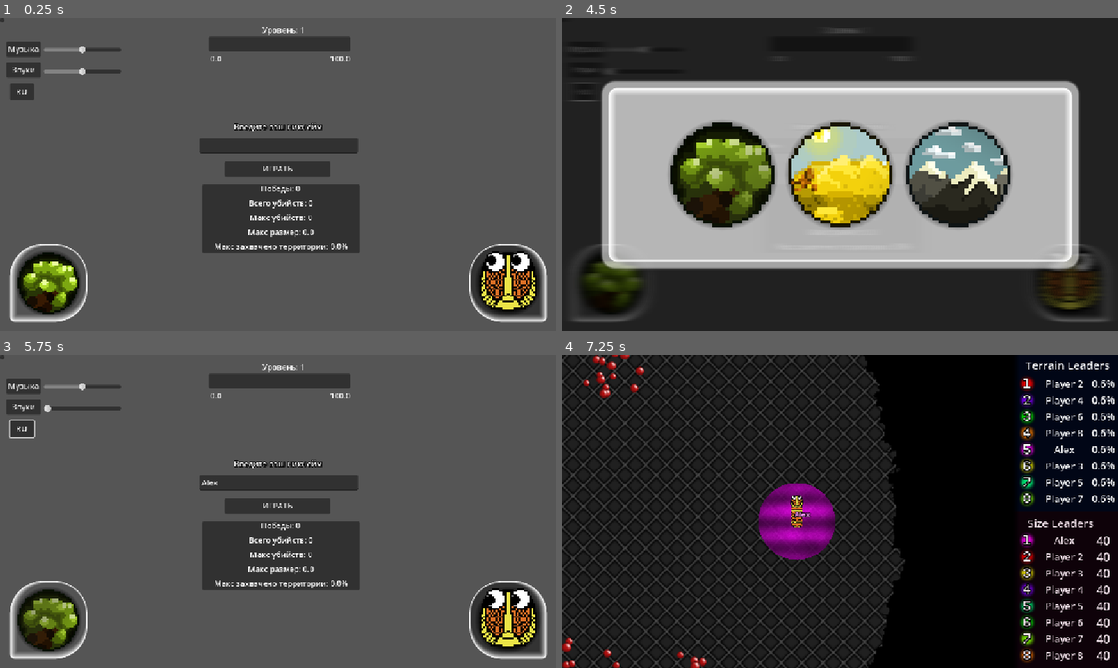
Above: before the commit, frames 1-4 (two rows, left to right).
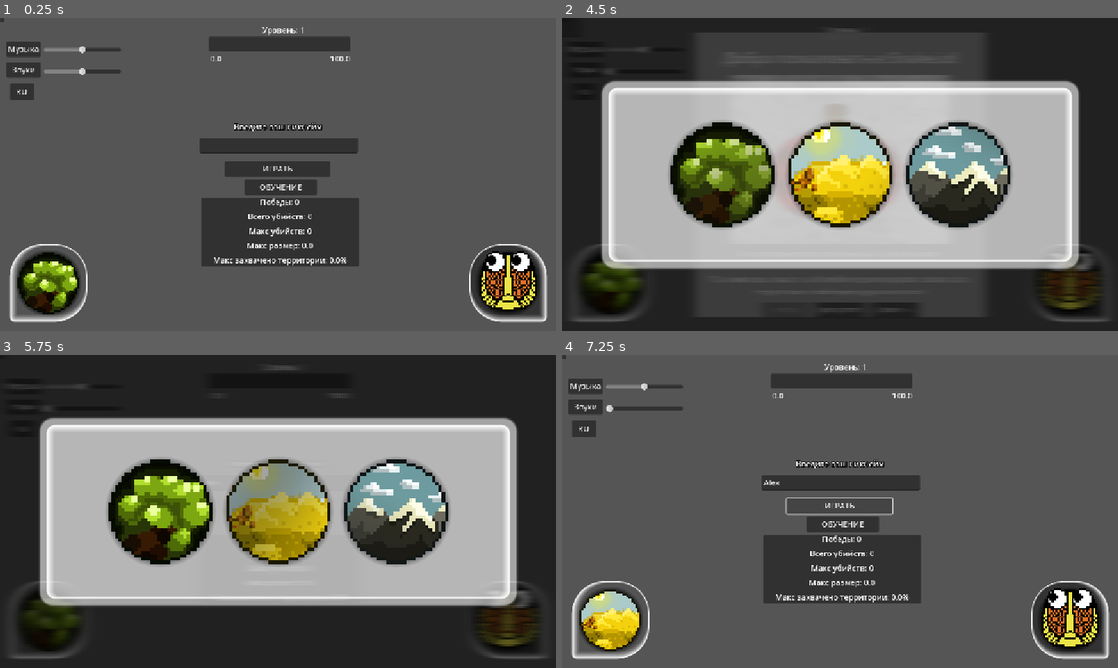
Above: after the commit, the same moments.

Repository: PeVANoD/Development-Management
Game: Godot game, scene res://project/scenes/menu/main_menu.tscn
Same seed, same stepped clock (60 frames per second), same inputs: the game is played once before the commit and once after it. Sound files missing from this copy of the repository are replaced by a short silence.
Inputs (mouse positions are in pixels of both pictures, inside the frame that each line leads up to):
- Up to frame 1 (0.25 s): no input
- Up to frame 2 (4.5 s): click (840, 146) at 0.52 s; type "Alex" at 0.6 s; click "RU" at 1.25 s; click "Sounds" at 2 s; click "EN" at 2.75 s; click (612, 284) at 3.52 s; click (840, 187) at 4.25 s, where only the run after the commit has a clickable "ОБУЧЕНИЕ"
- Up to frame 3 (5.75 s): click (278, 646) at 5 s, where only the run after the commit has a clickable "Пропустить"
- Up to frame 4 (7.25 s): click "ИГРАТЬ" at 5.75 s; click "ИГРАТЬ" at 6.5 s

The runs differ from the first frame. In frame 1, 3.0% of the frame differs, in the area x 36-65%, y 51-80%; in frame 2, 15%; in frame 3, 98%, in the area x 0-100%, y 0-100%; in frame 4, 93%.

Commit message:
Tutorial and some fixes

Diff:
--- a/project/scenes/menu/main_menu.tscn
+++ b/project/scenes/menu/main_menu.tscn
@@ -1442,12 +1442,28 @@
 offset_bottom = -4.0
 horizontal_alignment = 1
 
+[node name="Tutorial" type="Button" parent="CanvasLayer/ExpBar"]
+custom_minimum_size = Vector2(150, 30)
+layout_mode = 1
+anchors_preset = -1
+anchor_left = 0.508651
+anchor_top = 11.4815
+anchor_right = 0.508651
+anchor_bottom = 11.4815
+offset_left = -75.0
+offset_top = -15.0
+offset_right = 75.0
+offset_bottom = 15.0
+grow_horizontal = 2
+grow_vertical = 2
+metadata/_edit_use_anchors_ = true
+
 [node name="PlayerStatsPanel" type="Panel" parent="CanvasLayer"]
 layout_mode = 0
-offset_left = 418.0
-offset_top = 344.0
-offset_right = 745.0
-offset_bottom = 486.0
+offset_left = 416.0
+offset_top = 372.0
+offset_right = 743.0
+offset_bottom = 514.0
 
 [node name="PassSesBox" type="VBoxContainer" parent="CanvasLayer/PlayerStatsPanel"]
 material = SubResource("CanvasItemMaterial_wuwks")
@@ -1517,3 +1533,4 @@
 [connection signal="pressed" from="CanvasLayer/Choose/ChooseWindow/SKIN/H/1/Button" to="CanvasLayer/Choose" method="_on_choose_pressed"]
 [connection signal="pressed" from="CanvasLayer/Choose/ChooseWindow/SKIN/H/2/Button" to="CanvasLayer/Choose" method="_on_choose_pressed"]
 [connection signal="pressed" from="CanvasLayer/Choose/ChooseWindow/SKIN/H/3/Button" to="CanvasLayer/Choose" method="_on_choose_pressed"]
+[connection signal="pressed" from="CanvasLayer/ExpBar/Tutorial" to="." method="_on_tutorial_pressed"]
--- /dev/null
+++ b/project/scenes/tutorial/tutorial_window.tscn
@@ -0,0 +1,102 @@
+[gd_scene load_steps=4 format=3 uid="uid://dy6eqkq6ybuvg"]
+
+[ext_resource type="Script" uid="uid://dtr2n3fp13ovd" path="res://project/scripts/tutorial_window/tutorial_window.gd" id="1_6xa38"]
+[ext_resource type="AudioStream" uid="uid://c4cj6g7o2khg" path="res://project/sounds/9e5204b502b116c.mp3" id="2_olyyy"]
+
+[sub_resource type="StyleBoxFlat" id="StyleBoxFlat_olyyy"]
+
+[node name="TutorialWindow" type="Control"]
+layout_mode = 3
+anchors_preset = 15
+anchor_right = 1.0
+anchor_bottom = 1.0
+grow_horizontal = 2
+grow_vertical = 2
+script = ExtResource("1_6xa38")
+
+[node name="Background" type="ColorRect" parent="."]
+layout_mode = 0
+offset_right = 40.0
+offset_bottom = 40.0
+color = Color(0, 0, 0, 0.278431)
+
+[node name="DialogPanel" type="PanelContainer" parent="."]
+custom_minimum_size = Vector2(600, 500)
+layout_mode = 1
+anchors_preset = 8
+anchor_left = 0.5
+anchor_top = 0.5
+anchor_right = 0.5
+anchor_bottom = 0.5
+offset_left = -300.0
+offset_top = -250.0
+offset_right = 300.0
+offset_bottom = 250.0
+grow_horizontal = 2
+grow_vertical = 2
+theme_override_styles/panel = SubResource("StyleBoxFlat_olyyy")
+
+[node name="VBoxContainer" type="VBoxContainer" parent="DialogPanel"]
+layout_direction = 1
+layout_mode = 2
+theme_override_constants/separation = 10
+
+[node name="PageIndicator" type="Label" parent="DialogPanel/VBoxContainer"]
+layout_mode = 2
+theme_override_colors/font_color = Color(0.666667, 0.666667, 0.666667, 1)
+theme_override_font_sizes/font_size = 12
+text = "1 из 9"
+horizontal_alignment = 1
+vertical_alignment = 2
+
+[node name="TitleLabel" type="Label" parent="DialogPanel/VBoxContainer"]
+custom_minimum_size = Vector2(0, 50)
+layout_mode = 2
+theme_override_colors/font_color = Color(1, 1, 1, 1)
+theme_override_font_sizes/font_size = 32
+text = "Добро пожаловать"
+horizontal_alignment = 1
+vertical_alignment = 1
+
+[node name="TutorialImage" type="TextureRect" parent="DialogPanel/VBoxContainer"]
+custom_minimum_size = Vector2(450, 350)
+layout_mode = 2
+size_flags_horizontal = 4
+size_flags_vertical = 4
+expand_mode = 2
+stretch_mode = 2
+
+[node name="DescriptionLabel" type="Label" parent="DialogPanel/VBoxContainer"]
+layout_mode = 2
+horizontal_alignment = 1
+vertical_alignment = 1
+autowrap_mode = 3
+
+[node name="ButtonContainer" type="HBoxContainer" parent="DialogPanel/VBoxContainer"]
+layout_mode = 2
+theme_override_constants/separation = 10
+alignment = 1
+
+[node name="PrevButton" type="Button" parent="DialogPanel/VBoxContainer/ButtonContainer"]
+custom_minimum_size = Vector2(100, 30)
+layout_mode = 2
+text = "Назад"
+
+[node name="SkipButton" type="Button" parent="DialogPanel/VBoxContainer/ButtonContainer"]
+custom_minimum_size = Vector2(100, 30)
+layout_mode = 2
+text = "Пропустить"
+
+[node name="NextButton" type="Button" parent="DialogPanel/VBoxContainer/ButtonContainer"]
+custom_minimum_size = Vector2(100, 30)
+layout_mode = 2
+text = "Далее"
+
+[node name="ButtonSound" type="AudioStreamPlayer2D" parent="."]
+stream = ExtResource("2_olyyy")
+volume_db = -5.0
+bus = &"Sounds"
+
+[connection signal="pressed" from="DialogPanel/VBoxContainer/ButtonContainer/PrevButton" to="." method="_on_prev_button_pressed"]
+[connection signal="pressed" from="DialogPanel/VBoxContainer/ButtonContainer/SkipButton" to="." method="_on_skip_button_pressed"]
+[connection signal="pressed" from="DialogPanel/VBoxContainer/ButtonContainer/NextButton" to="." method="_on_next_button_pressed"]
--- a/project/scripts/menu/main_menu_script.gd
+++ b/project/scripts/menu/main_menu_script.gd
@@ -6,7 +6,6 @@
 var sound_level
 var music_level
 
-
 var max_exp_value : int = 100
 var min_exp_value : int = 0
 var level : int = 1
@@ -16,9 +15,9 @@
 	"ru": {
 		"play": "ИГРАТЬ",
 		"options": "НАСТРОЙКИ",
+		"tutorial": "ОБУЧЕНИЕ",
 		"music": "Музыка",
 		"sounds": "Звуки",
-		"show_windows": "ПОКАЗАТЬ ОКНА",
 		"random_skin": "Случайный скин",
 		"daily_skins": "Ежедневные скины",
 		"quests": "Квесты",
@@ -37,9 +36,9 @@
 	"en": {
 		"play": "PLAY",
 		"options": "OPTIONS",
+		"tutorial": "TUTORIAL",
 		"music": "Music",
 		"sounds": "Sounds",
-		"show_windows": "SHOW WINDOWS",
 		"random_skin": "Random Skin",
 		"daily_skins": "Daily Skins",
 		"quests": "Quests",
@@ -59,7 +58,6 @@
 
 var current_language = "ru"
 
-
 func _ready():
 	# Применяем текущий язык
 	$CanvasLayer/NicknameInput.text = G.nickname
@@ -70,6 +68,10 @@
 	await get_tree().create_timer(0.1).timeout
 	$CanvasLayer/Skin/Slot/Head/Eyes.set_process(true)
 
+	# Подключение кнопки обучения
+	if has_node("CanvasLayer/ExpBar/Tutorial"):
+		$CanvasLayer/ExpBar/Tutorial.pressed.connect(_on_tutorial_pressed)
+
 func _apply_language():
 	var texts = language_texts[current_language]
 	# Обновляем тексты меню
@@ -78,22 +80,32 @@
 	$CanvasLayer/SoundButton.text = texts["sounds"]
 	$CanvasLayer/Label.text = texts["nickname_enter"]
 	$CanvasLayer/ExpBar/LevelValue.text = texts["player_level"] + str(level)
+
+	# Обновляем текст кнопки обучения
+	if has_node("CanvasLayer/ExpBar/Tutorial"):
+		$CanvasLayer/ExpBar/Tutorial.text = texts["tutorial"]
+
 	set_player_stats(G.wins, G.total_kills, G.max_kills, G.max_territory ,G.max_size)
+
+func _on_tutorial_pressed():
+	"""Показывает окно туториала"""
+	play_button_sound()
+
+	var tutorial_scene = preload("res://project/scenes/tutorial/tutorial_window.tscn")
+	var tutorial_instance = tutorial_scene.instantiate()
+	add_child(tutorial_instance)
 
 # Функция для воспроизведения звука кнопок
 func play_button_sound():
 	$ButtonSound.play()
 
-
 # Универсальный обработчик звука для всех кнопок
 func _on_any_button_pressed():
 	play_button_sound()
 
-
 func _on_play_pressed():
 	play_button_sound()  # Звук для кнопки Play
 	_go_to_map()
-
 
 var went_to_map = false
 func _go_to_map():
@@ -113,12 +125,10 @@
 	else:
 		pass
 
-
 func play_transition_sound():
 	$TransitionSound.play()
 	await $TransitionSound.finished
 	$TransitionSound.queue_free()
-
 
 # Слайдер для музыки
 func _on_music_slider_value_changed(value: float) -> void:
@@ -140,7 +150,6 @@
 		$CanvasLayer/MusicSlider.value = music_level
 		is_muted_music = false
 
-
 # Слайдер для звуков
 func _on_sound_slider_value_changed(value: float) -> void:
 	AudioServer.set_bus_volume_db(AudioServer.get_bus_index("Sounds"), value)
@@ -150,7 +159,6 @@
 	else:
 		AudioServer.set_bus_mute(AudioServer.get_bus_index("Sounds"), false)
 		is_muted_sound = false
-
 
 # Кнопка для звуков
 func _on_sound_button_pressed() -> void:
@@ -162,7 +170,6 @@
 		$CanvasLayer/SoundSlider.value = sound_level
 		is_muted_sound = false
 
-
 func _on_language_button_pressed() -> void:
 	play_button_sound()
 	if current_language == "ru":
@@ -174,7 +181,6 @@
 		G.language = "ru"
 		$CanvasLayer/LanguageButton.text = "RU"
 	_apply_language()
-
 
 # Шкала опыта
 func set_exp_value(new_value):
@@ -193,7 +199,6 @@
 	$CanvasLayer/ExpBar/MaxValue.text = str($CanvasLayer/ExpBar.max_value)
 	$CanvasLayer/ExpBar/LevelValue.text = language_texts[current_language]["player_level"] + str(level)
 
-
 # Статистика игрока
 func set_player_stats(wins, total_kills, max_kills, max_territory, max_size):
 	var texts = language_texts[current_language]
--- /dev/null
+++ b/project/scripts/tutorial_window/tutorial_window.gd
@@ -0,0 +1,141 @@
+extends Control
+
+# Данные туториала - 8 слайдов
+var tutorial_data = [
+	{
+		"title": "Добро пожаловать в Snake.io!",
+		"description": "Это игра про управление змейкой на общей карте.\n\nТы начинаешь с маленькой змейки и должен расти, захватывать территорию и побеждать других игроков!",
+		"image": "res://project/images/tutorial_screenshots/slide_1_start.png"
+	},
+	{
+		"title": "Управление змейкой",
+		"description": "Используйте ЛКМ для управления движением своей змейки.\n\nТвоя змейка всегда движется, ты можешь менять направление в любой момент.",
+		"image": "res://project/images/tutorial_screenshots/slide_2_move.png"
+	},
+	{
+		"title": "Границы карты",
+		"description": "Ты не можешь выйти за края карты - они блокируют твой проход.\n\nИспользуй границы как стратегическое преимущество!",
+		"image": "res://project/images/tutorial_screenshots/slide_3_dangers.png"
+	},
+	{
+		"title": "Собирай очки на карте",
+		"description": "На карте лежат яркие точки - это еда/очки.\n\nСобирай их головой, чтобы расти и получать очки. Каждая съеденная точка добавляет 1 сегмент к твоей змейке!",
+		"image": "res://project/images/tutorial_screenshots/slide_4_collect_points.png"
+	},
+	{
+		"title": "Рост змейки от еды",
+		"description": "Каждый собранный очко удлиняет твою змейку на 1 сегмент.\n\nСъел 5 точек = твоя змейка стала на 5 сегментов длиннее! Чем больше змейка - тем сильнее ты!",
+		"image": "res://project/images/tutorial_screenshots/slide_5_growth.png"
+	},
+	{
+		"title": "Захват территории",
+		"description": "Когда ты замыкаешь ЗАМКНУТУЮ ЛИНИЮ из своего тела на уже СВОЕЙ территории - вся пустая площадь внутри этой линии становится ТВОЕЙ!\n\nБольшая территория = больше очков за каждую секунду пребывания в ней!",
+		"image": "res://project/images/tutorial_screenshots/slide_6_territory.png"
+	},
+	{
+		"title": "Опасность вне своей территории",
+		"description": "Если твоя змейка выходит за пределы СВОЕЙ территории (на БЕЛУЮ зону), она начинает ТЕРЯТЬ очки!\n\nЕсли полностью покидаешь территорию или теряешь все очки вне неё - ты погибнешь! Срочно вернись на свою территорию!",
+		"image": "res://project/images/tutorial_screenshots/slide_7_losts.png"
+	},
+	{
+		"title": "Сражение с врагами",
+		"description": "Если голова ДРУГОЙ змейки коснётся любой части ТВОЕГО тела (включая хвост) - эта змейка умрёт!\n\nНо помни: если ТВОЯ голова коснётся ИХ тела - умрёшь ТЫ! Используй свою длину как защиту!",
+		"image": "res://project/images/tutorial_screenshots/slide_8_enemies.png"
+	}
+]
+
+# Ссылки на UI элементы - ПРАВИЛЬНЫЕ ПУТИ
+@onready var title_label = $DialogPanel/VBoxContainer/TitleLabel
+@onready var description_label = $DialogPanel/VBoxContainer/DescriptionLabel
+@onready var image_rect = $DialogPanel/VBoxContainer/TutorialImage
+@onready var page_indicator = $DialogPanel/VBoxContainer/PageIndicator
+@onready var prev_btn = $DialogPanel/VBoxContainer/ButtonContainer/PrevButton
+@onready var skip_btn = $DialogPanel/VBoxContainer/ButtonContainer/SkipButton
+@onready var next_btn = $DialogPanel/VBoxContainer/ButtonContainer/NextButton
+
+@onready var button_sound = $ButtonSound
+
+var current_page = 0
+
+func _ready():
+	# Подключение сигналов кнопок
+	if prev_btn:
+		prev_btn.pressed.connect(_on_prev_button_pressed)
+	if skip_btn:
+		skip_btn.pressed.connect(_on_skip_button_pressed)
+	if next_btn:
+		next_btn.pressed.connect(_on_next_button_pressed)
+
+	# Обновление первой страницы
+	_update_page()
+
+func play_button_sound():
+	"""Воспроизводит звук кнопки"""
+	if button_sound:
+		button_sound.play()
+	else:
+		print("⚠️ Звук не воспроизведен - ButtonSound не найден")
+
+func _update_page():
+	"""Обновляет содержимое текущей страницы"""
+	var page = tutorial_data[current_page]
+
+	# Обновляем текст
+	if title_label:
+		title_label.text = page.title
+	if description_label:
+		description_label.text = page.description
+
+	# Загружаем изображение с отладкой
+	if image_rect and page.has("image") and page.image:
+		var image = load(page.image)
+		if image:
+			image_rect.texture = image
+			image_rect.visible = true
+		else:
+			image_rect.visible = false
+	else:
+		if image_rect:
+			image_rect.visible = false
+
+	# Обновляем индикатор страницы
+	if page_indicator:
+		page_indicator.text = "Слайд %d из %d" % [current_page + 1, tutorial_data.size()]
+
+	# Обновляем доступность кнопок
+	if prev_btn:
+		prev_btn.disabled = (current_page == 0)
+	if next_btn:
+		next_btn.disabled = (current_page == tutorial_data.size() - 1)
+
+	# Изменяем текст последней кнопки
+	if next_btn:
+		if current_page == tutorial_data.size() - 1:
+			next_btn.text = "Закрыть"
+		else:
+			next_btn.text = "Далее →"
+
+func _on_prev_button_pressed() -> void:
+	"""Переход на предыдущую страницу"""
+	play_button_sound()
+	if current_page > 0:
+		current_page -= 1
+		_update_page()
+
+func _on_skip_button_pressed() -> void:
+	"""Пропустить туториал и закрыть окно"""
+	play_button_sound()
+	_close_tutorial()
+
+func _on_next_button_pressed() -> void:
+	"""Переход на следующую страницу или закрытие"""
+	play_button_sound()
+	if current_page < tutorial_data.size() - 1:
+		current_page += 1
+		_update_page()
+	else:
+		_close_tutorial()
+
+func _close_tutorial():
+	"""Просто закрывает окно туториала"""
+	queue_free()
Binary file added: project/images/tutorial_screenshots/slide_1_start.png
Not shown, added: project/images/tutorial_screenshots/slide_1_start.png.import
Binary file added: project/images/tutorial_screenshots/slide_2_move.png
Not shown, added: project/images/tutorial_screenshots/slide_2_move.png.import
Binary file added: project/images/tutorial_screenshots/slide_3_dangers.png
Not shown, added: project/images/tutorial_screenshots/slide_3_dangers.png.import
Binary file added: project/images/tutorial_screenshots/slide_4_collect_points.png
Not shown, added: project/images/tutorial_screenshots/slide_4_collect_points.png.import
Binary file added: project/images/tutorial_screenshots/slide_5_growth.png
Not shown, added: project/images/tutorial_screenshots/slide_5_growth.png.import
Binary file added: project/images/tutorial_screenshots/slide_6_territory.png
Not shown, added: project/images/tutorial_screenshots/slide_6_territory.png.import
(and 5 more such lines)
